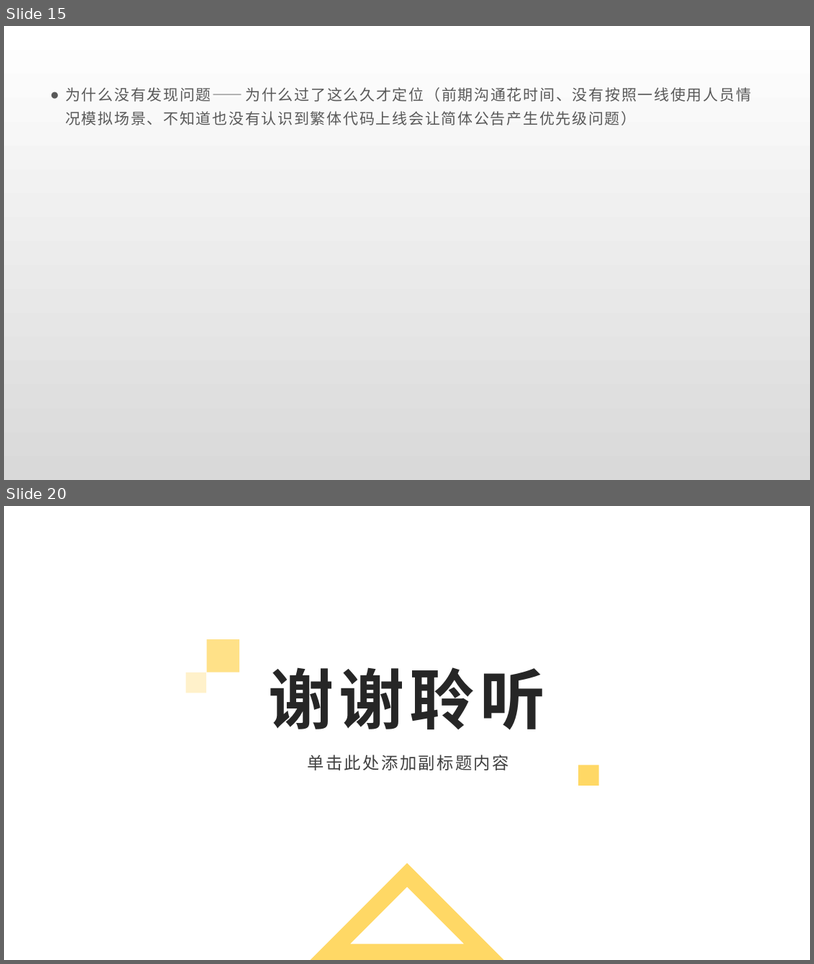
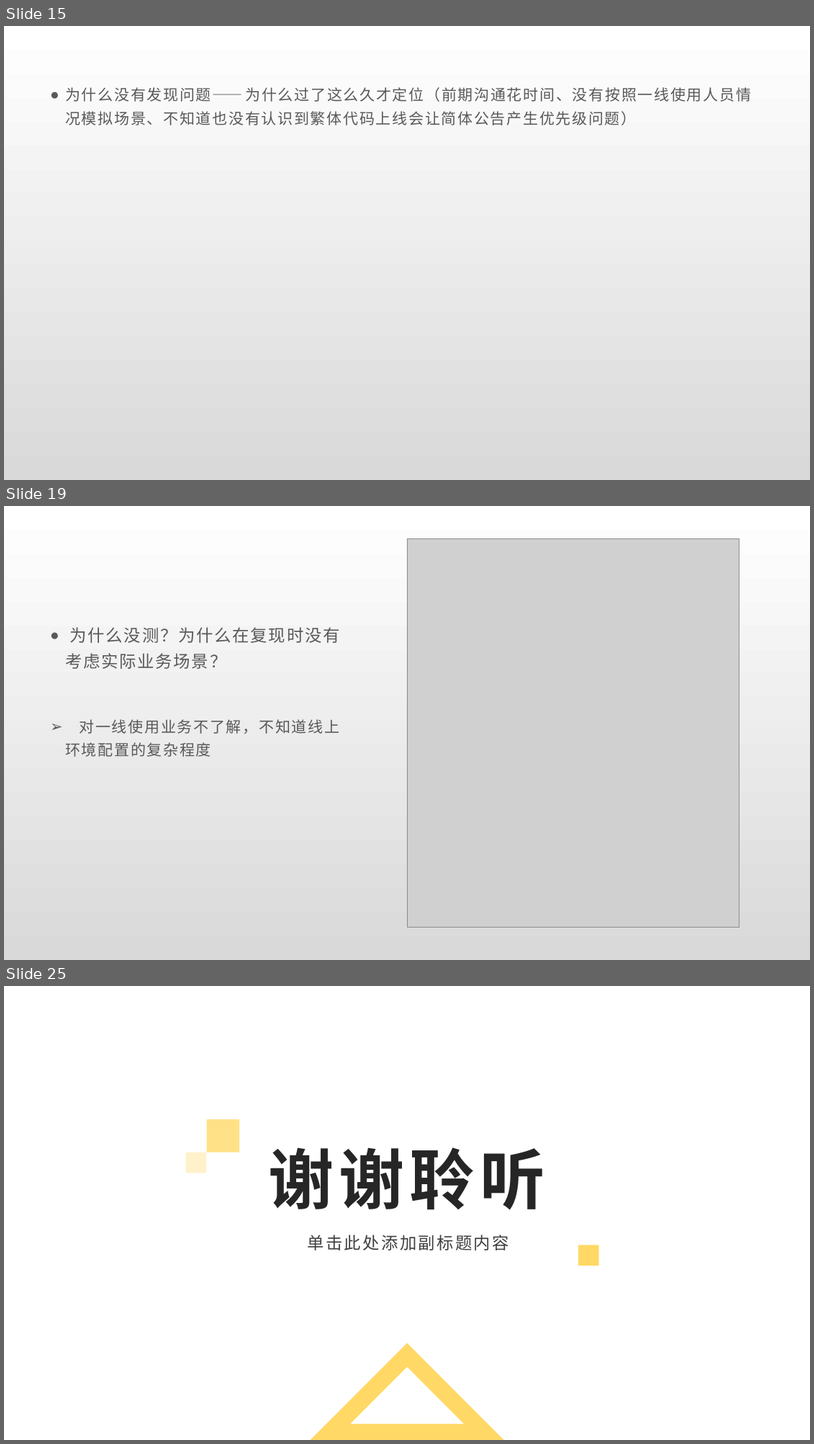
Before and after one commit to Rexixe1993/JavaScriptLesson, a slide deck: 全球版灌篮OBT复盘总结.pptx. Shown one above the other, each under a label of ours: slides 15 and 20 before the commit, slides 15, 19 and 25 after it; the slides between them are not shown. The pictures are 814x964 and 814x1444 pixels, drawn with LibreOffice and Linux fonts; fonts in the diff are those of the drawing; grey boxes stand for pictures; background and template pictures are left out. Boxes give left, top, right and bottom in pixels: in the first picture for what was removed or moved away, otherwise in the second. Text is boxed around its words. In the diff, an @@ line names an element or a change of style, - is before the commit and + after.

```diff
--- a/全球版灌篮OBT复盘总结.pptx
+++ b/全球版灌篮OBT复盘总结.pptx
@@ slide 19 added at box(4, 506, 810, 960), background gradient #FFFFFF to #D9D9D9 @@
@@ picture added at box(407, 538, 741, 927) @@
@@ text added at box(65, 627, 340, 757), 18 pt, text #595959 @@
+● 为什么没测？为什么在复现时没有考虑实际业务场景？
+➢ 对一线使用业务不了解，不知道线上环境配置的复杂程度
@@ what was slide 20 is now slide 25 @@
```
Also in this commit, not shown: 6 slides changed, 4 other slides added.
